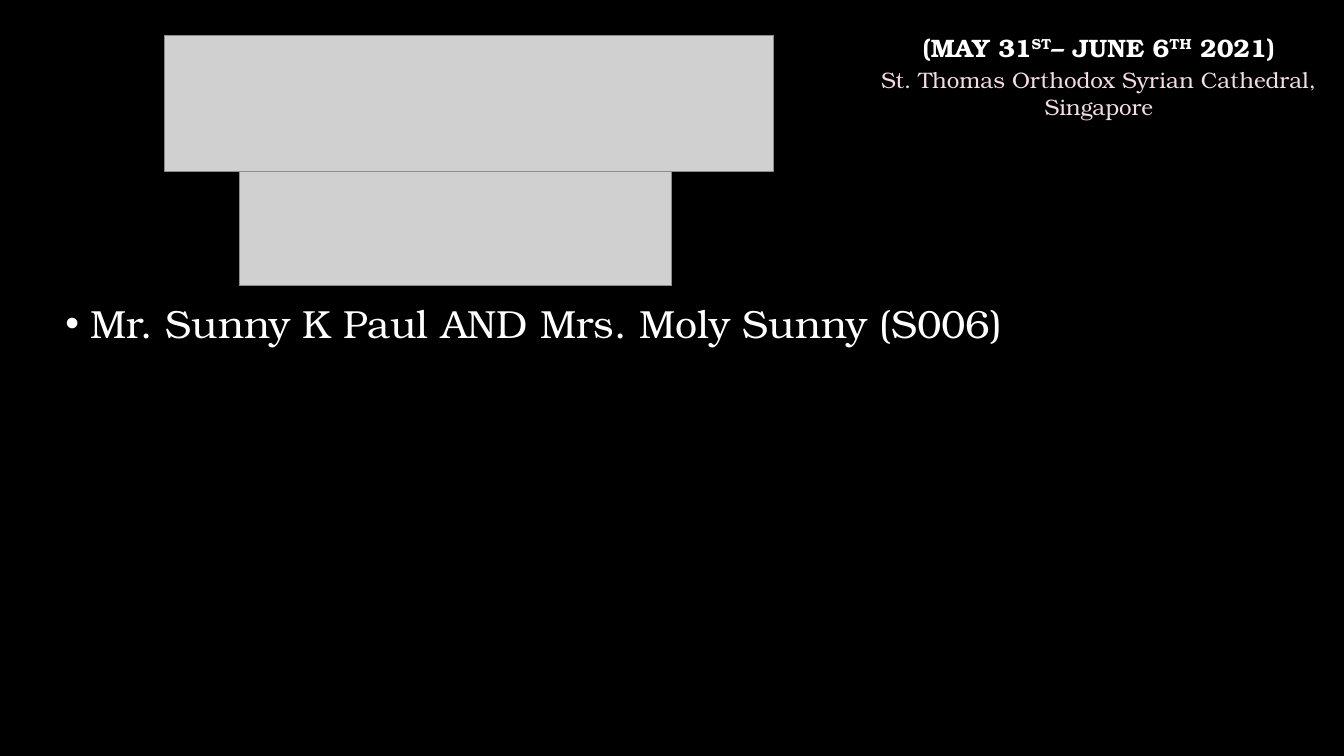
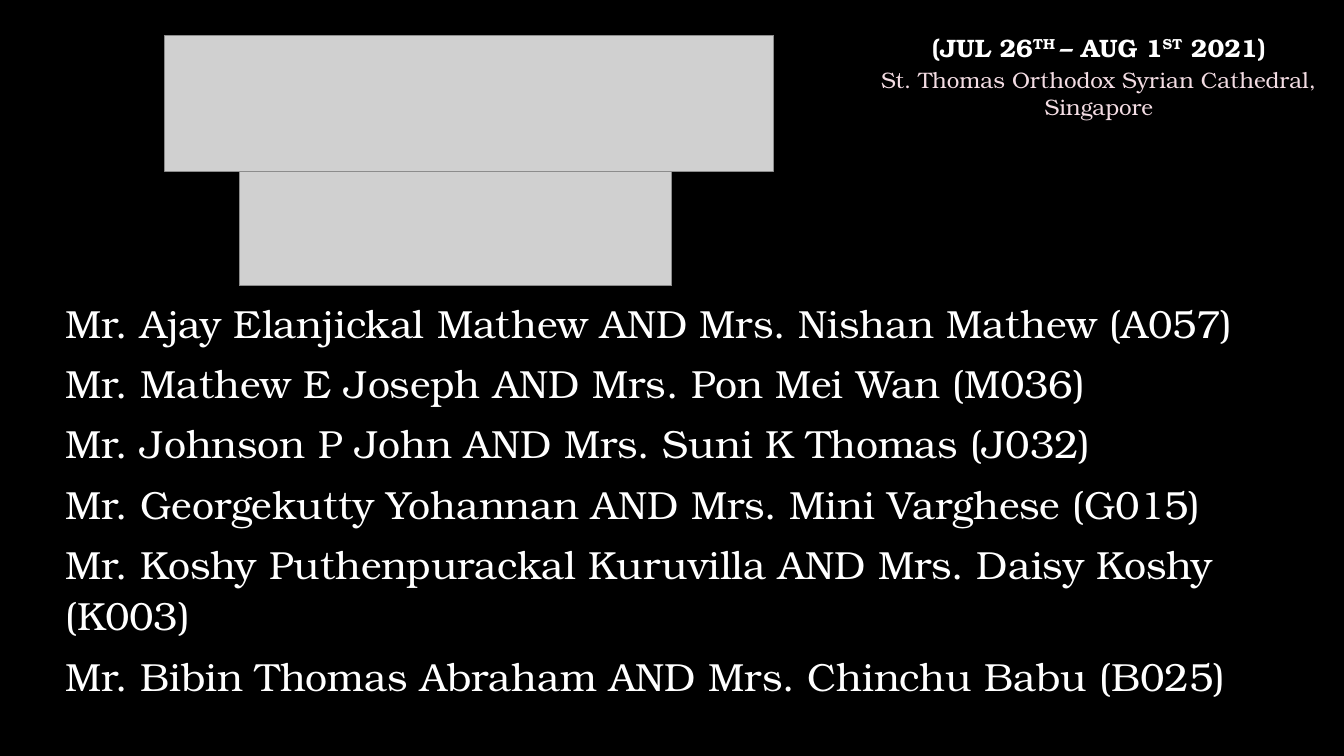
Before and after one commit to stoscsg/openlp-data, a slide deck: slide 2 of stosc_services/PPT/Birthday & Anniversaries.pptx (slide 4 before the commit). Drawn at 1344x756 pixels with LibreOffice and Linux fonts; fonts in the diff are those of the drawing; grey boxes stand for pictures; background and template pictures are left out. Boxes give left, top, right and bottom in pixels: in the first picture for what was removed or moved away, otherwise in the second. Text is boxed around its words. In the diff, an @@ line names an element or a change of style, - is before the commit and + after.

```diff
--- a/stosc_services/PPT/Birthday & Anniversaries.pptx
+++ b/stosc_services/PPT/Birthday & Anniversaries.pptx
@@ text at [932,38,1266,61]: text changed @@
-(MAY 31ST– JUNE 6TH 2021)
+(JUL 26TH – AUG 1ST 2021)
@@ text at [65,310,1233,697]: text changed @@
-• Mr. Sunny K Paul AND Mrs. Moly Sunny (S006)
+Mr. Ajay Elanjickal Mathew AND Mrs. Nishan Mathew (A057)
+Mr. Mathew E Joseph AND Mrs. Pon Mei Wan (M036)
+Mr. Johnson P John AND Mrs. Suni K Thomas (J032)
+Mr. Georgekutty Yohannan AND Mrs. Mini Varghese (G015)
+Mr. Koshy Puthenpurackal Kuruvilla AND Mrs. Daisy Koshy (K003)
+Mr. Bibin Thomas Abraham AND Mrs. Chinchu Babu (B025)
```
Also in this commit, not shown: 1 other slide changed, 1 slide added, 2 slides removed, 4 other files.
